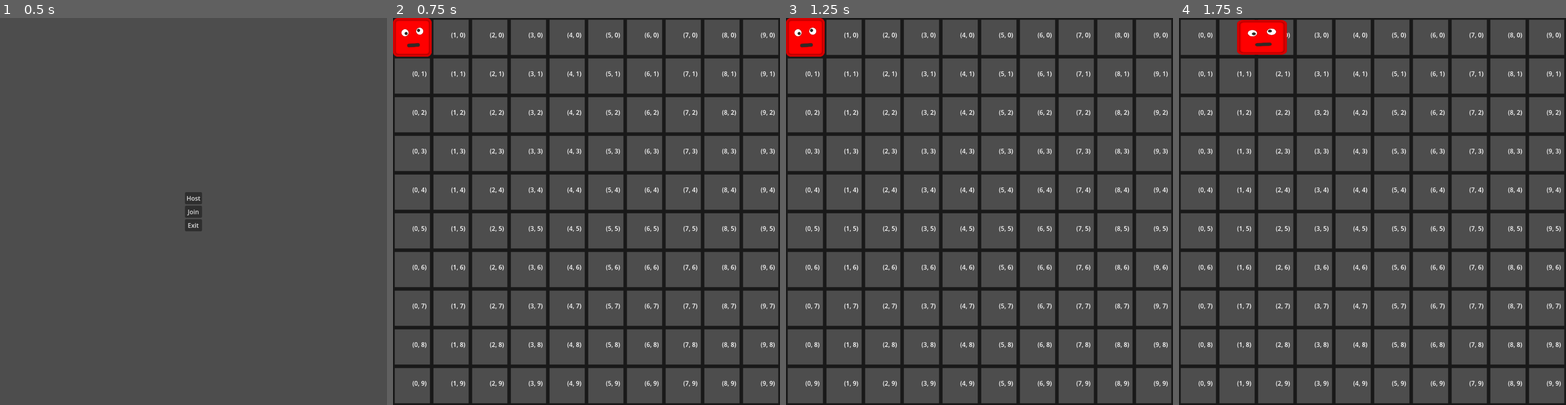
Above: before the commit, frames 1-4 (left to right).
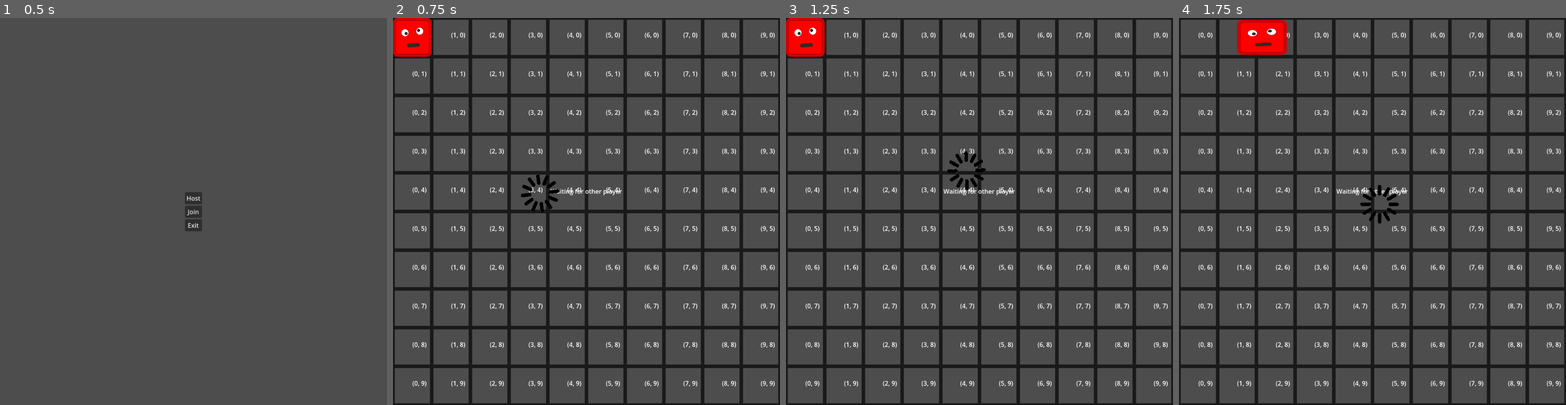
Above: after the commit, the same moments.

Repository: HephaistosForge/BlockyChaos
Game: Godot game, scene res://world/world.tscn
Two runs of this game, one before a commit and one after it. Both use one fixed random seed, a clock stepped at 60 frames per second and the inputs below.
Inputs:
- Up to frame 1 (0.5 s): no input
- Up to frame 2 (0.75 s): click "Host" at 0.5 s
- Up to frame 3 (1.25 s): no input
- Up to frame 4 (1.75 s): hold D (right) from 1.28 s (still down)

Frame 1 is identical in both runs. In frame 2, 0.4% of the frame differs, in the area x 33-60%, y 40-51%; in frame 3, 0.4%, in the area x 40-60%, y 34-46%; in frame 4, 0.4%.

Commit message:
enabled loading icon waiting screen

Diff:
--- a/entities/player/player.gd
+++ b/entities/player/player.gd
@@ -18,7 +18,7 @@
 	return Time.get_unix_time_from_system()
 
 func _physics_process(_delta):
-	if is_multiplayer_authority():
+	if is_multiplayer_authority() and world.is_game_started():
 
 		var direction = Input.get_vector("left", "right", "up", "down")
 
--- a/world/multiplayer.gd
+++ b/world/multiplayer.gd
@@ -17,7 +17,7 @@
 func change_from_menu_to_game():
 	var parent = get_parent()
 	parent.get_node("Menu").visible = false
-	# parent.get_node("Waiting").visible = true
+	parent.get_node("Waiting").visible = true
 	parent.get_node("Floor").visible = true
 
 
--- a/world/world.gd
+++ b/world/world.gd
@@ -21,6 +21,7 @@
 		add_trap(at_tile)
 
 func start_game():
+	$Waiting.visible = false
 	add_random_traps(10)
 
 
@@ -53,3 +54,7 @@
 
 func random_tile() -> Vector2:
 	return Vector2(randi_range(0, map_size.x), randi_range(0, map_size.y))
+
+
+func is_game_started():
+	return len($Multiplayer.connected_peer_ids) >= 1
